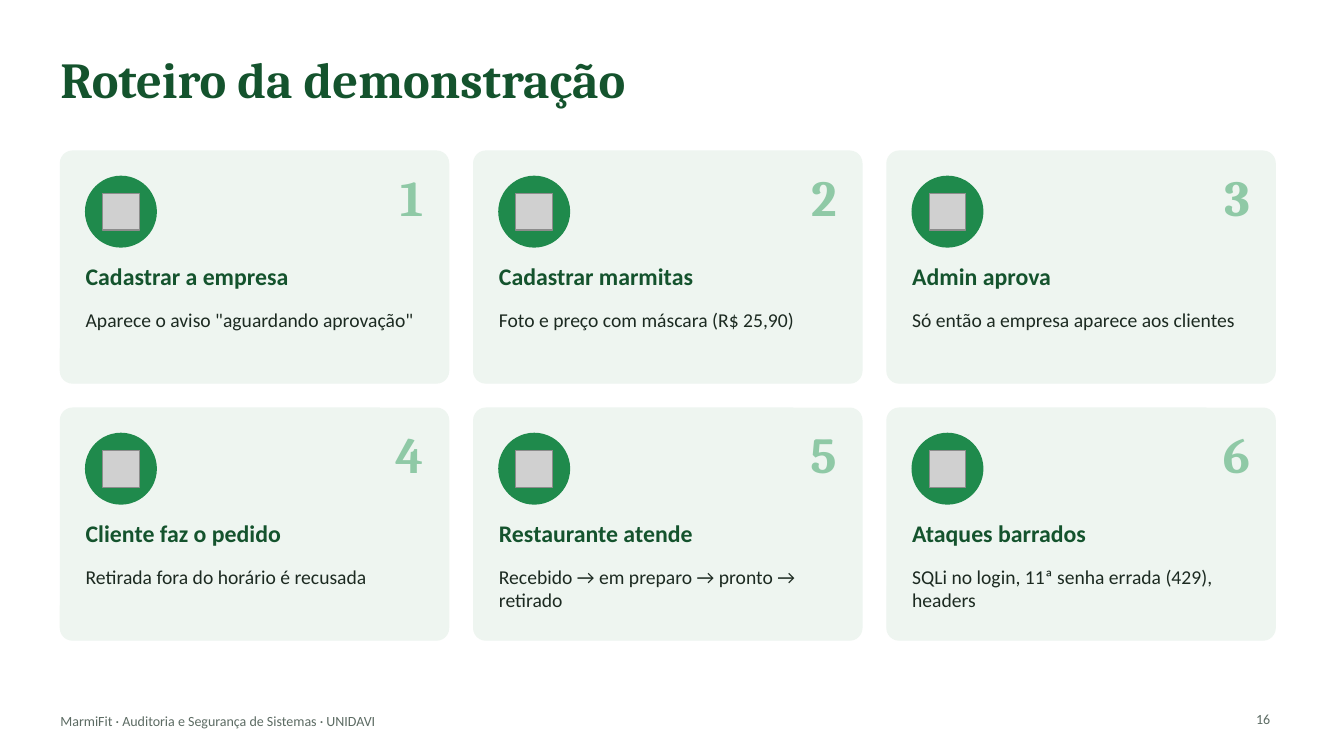
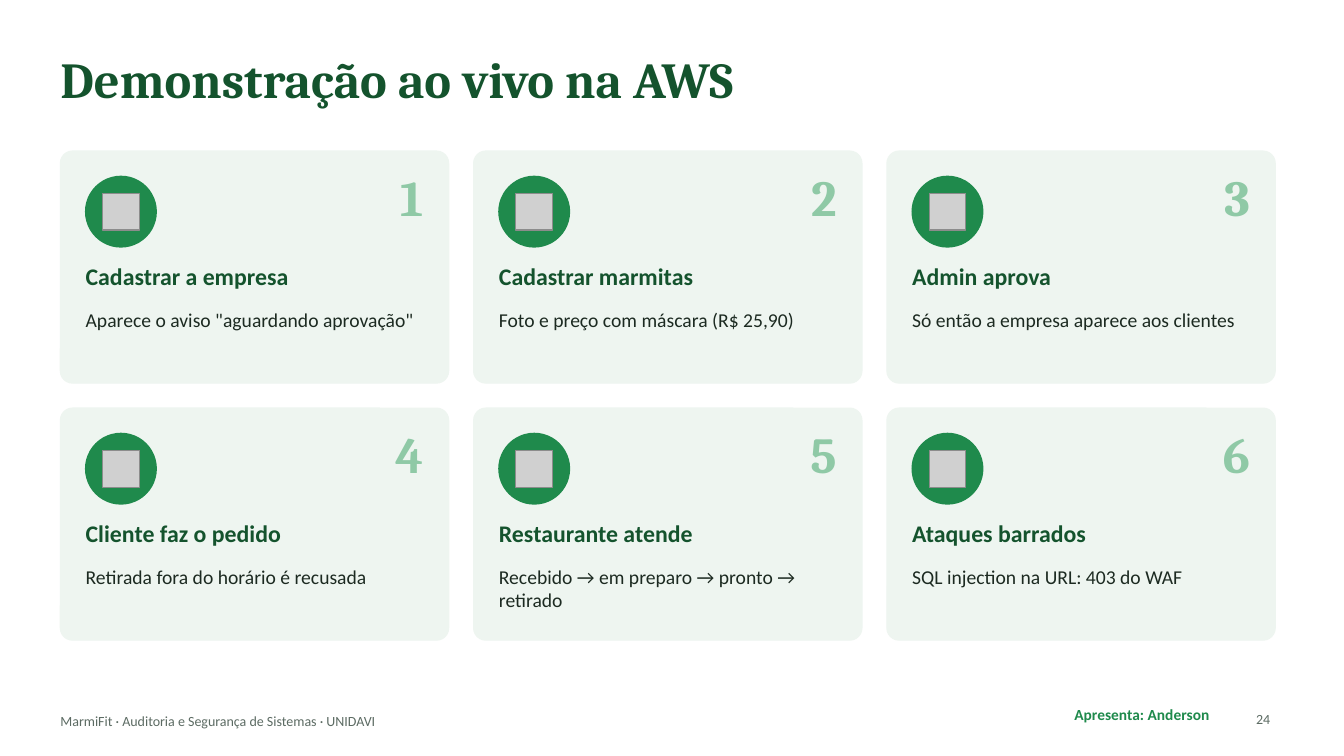
Before and after one commit to 1GustavoBorgonha1/aplicacao_tb_fnl_si, a slide deck: slide 24 of docs/apresentacao/MarmiFit-apresentacao.pptx (slide 16 before the commit). Drawn at 1344x756 pixels with LibreOffice and Linux fonts; fonts in the diff are those of the drawing; grey boxes stand for pictures. Boxes give left, top, right and bottom in pixels: in the first picture for what was removed or moved away, otherwise in the second. Text is boxed around its words. In the diff, an @@ line names an element or a change of style, - is before the commit and + after.

```diff
--- a/docs/apresentacao/MarmiFit-apresentacao.pptx
+++ b/docs/apresentacao/MarmiFit-apresentacao.pptx
@@ title at bbox=[60, 63, 733, 109]: text changed @@
-Roteiro da demonstração
+Demonstração ao vivo na AWS
@@ text at bbox=[912, 570, 1182, 588]: text changed @@
-SQLi no login, 11ª senha errada (429), headers
+SQL injection na URL: 403 do WAF
@@ text added at bbox=[1074, 709, 1210, 723], 11 pt, text #1F8A4C, bold @@
+Apresenta: Anderson
@@ page number at bbox=[1256, 715, 1270, 724]: text changed @@
-16
+24
```
Also in this commit, not shown: 16 other slides changed, 8 slides added.
